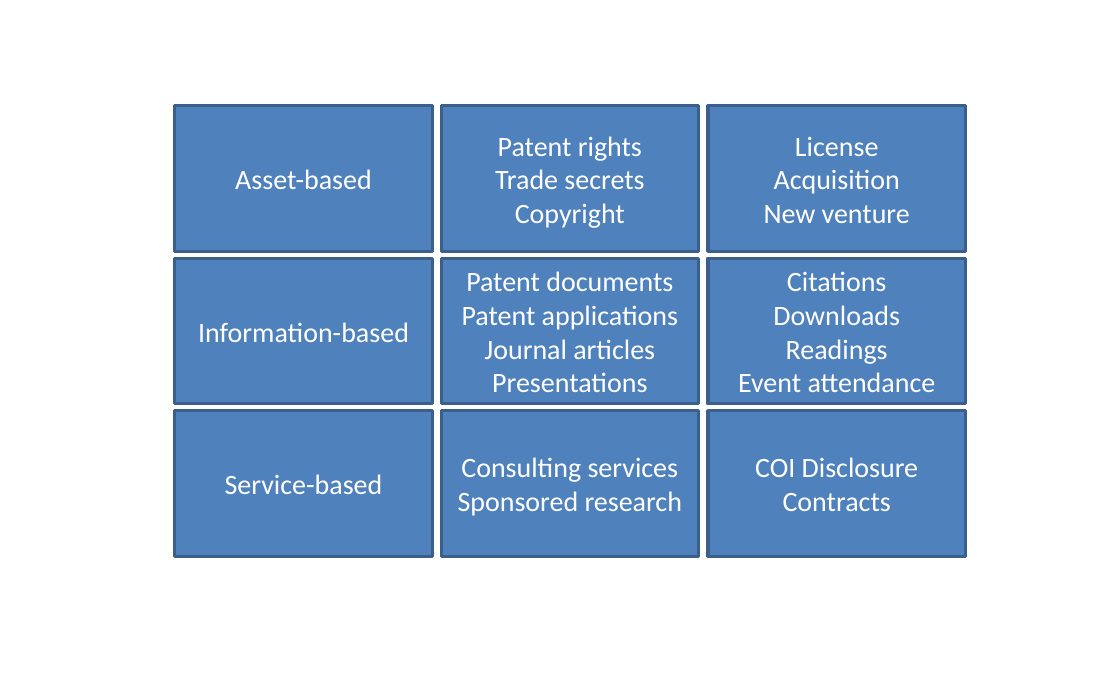
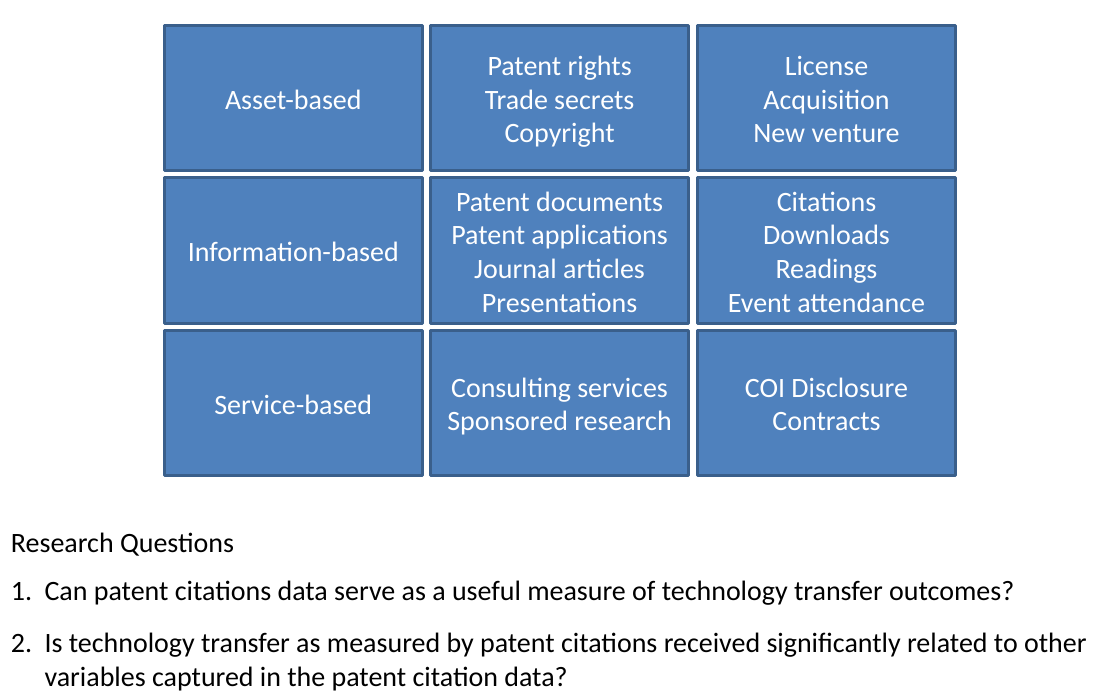
Before and after one commit to SLU-Courses-Townes/SOC6100, a slide deck: slide 3 of Presentations/Presentation02/Townes_SOC6100_Presentation02.pptx. Drawn at 1120x700 pixels with LibreOffice and Linux fonts; fonts in the diff are those of the drawing. Boxes give left, top, right and bottom in pixels: in the first picture for what was removed or moved away, otherwise in the second. Text is boxed around its words. In the diff, an @@ line names an element or a change of style, - is before the commit and + after.

```diff
--- a/Presentations/Presentation02/Townes_SOC6100_Presentation02.pptx
+++ b/Presentations/Presentation02/Townes_SOC6100_Presentation02.pptx
@@ 9 rectangles: place and size @@
-9 rectangles at [175,106,965,557]
+9 rectangles at [165,26,955,476]
@@ text added at [11,532,234,556], 18 pt, text #000000 @@
+Research Questions
@@ text added at [11,580,1086,691], 18 pt, text #000000 @@
+1. Can patent citations data serve as a useful measure of technology transfer outcomes?
+2. Is technology transfer as measured by patent citations received significantly related to other variables captured in the patent citation data?
```
Also in this commit, not shown: 4 other slides changed, 13 slides added, 1 slide removed.
